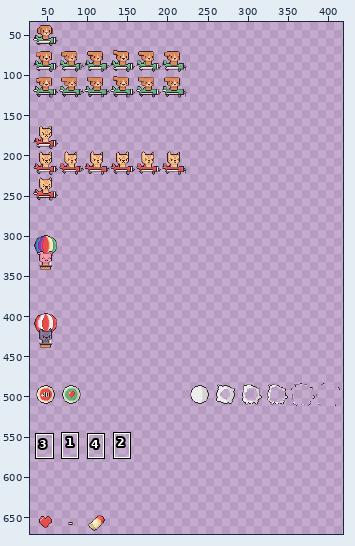
Sprite sheet: Game/res/spritesheet.png. Above: a wide view before the commit, with the close-up outlined.
Close-up. First the earlier version:
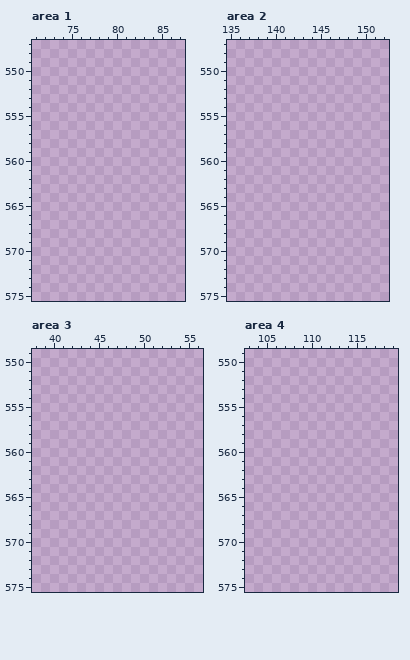
The file is 960x960 pixels. Colours within 5 levels of each other are drawn and written as one. Shown: area 1: x 71..87, y 547..575; area 2: x 135..152, y 547..575; area 3: x 38..56, y 549..575; area 4: x 103..119, y 549..575. The old version is drawn lined up with the new one. The wide view leaves out empty margins. The commit also changed other parts of the picture, which this record leaves out.
After:
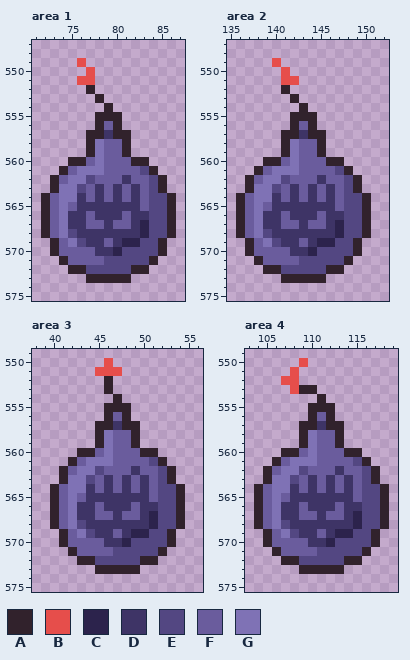
Palette (. is transparent): A #31222c  B #e64e4b  C #2c234c  D #3e3466  E #534782  F #6a5c9d  G #7f72b5
From old to new:
drawings rearranged on the sheet (the old picture shows each at its new place; 1 dropped ones are not shown)
Changed rows in their new state; - is an unchanged pixel.
Area 1:
first column x 72:
549 ----B----------
550 -----B---------
551 ----BB---------
552 -----A---------
553 ------A--------
554 -------A-------
555 ------AAA------
556 ------AFA------
557 -----AADAA-----
558 -----AGFFA-----
559 -----AGFFA-----
560 ---AAFGFFFAA---
561 --AFGGGFFFFEA--
562 -AFGGEFFFDFFEA-
563 -AGGEFDFDFDFEA-
564 AFGGDFDFDFDFEEA
565 AFGFDDDDDDDFEEA
566 AFGDDFDDDFDDEEA
567 AFGDDFFDFFDCEEA
568 AFGEDDDDDDDCEEA
569 -AFGEDDFDCCEEA-
570 -AFFFFDDCEEEEA-
571 --AFFFFEEEEEA--
572 ---AAEEEEEAA---
573 -----AAAAA-----
Area 2:
first column x 136:
549 ----B----------
550 -----B---------
551 -----BB--------
552 -----A---------
553 ------A--------
554 -------A-------
555 ------AAA------
556 ------AFA------
557 -----AADAA-----
558 -----AGFFA-----
559 -----AGFFA-----
560 ---AAFGFFFAA---
561 --AFGGGFFFFEA--
562 -AFGGEFFFDFFEA-
563 -AGGEFDFDFDFEA-
564 AFGGDFDFDFDFEEA
565 AFGFDDDDDDDFEEA
566 AFGDDFDDDFDDEEA
567 AFGDDFFDFFDCEEA
568 AFGEDDDDDDDCEEA
569 -AFGEDDFDCCEEA-
570 -AFFFFDDCEEEEA-
571 --AFFFFEEEEEA--
572 ---AAEEEEEAA---
573 -----AAAAA-----
Area 3:
first column x 40:
550 ------B--------
551 -----BBB-------
552 ------A--------
553 ------A--------
554 -------A-------
555 ------AAA------
556 ------AFA------
557 -----AADAA-----
558 -----AGFFA-----
559 -----AGFFA-----
560 ---AAFGFFFAA---
561 --AFGGGFFFFEA--
562 -AFGGEFFFDFFEA-
563 -AGGEFDFDFDFEA-
564 AFGGDFDFDFDFEEA
565 AFGFDDDDDDDFEEA
566 AFGDDFDDDFDDEEA
567 AFGDDFFDFFDCEEA
568 AFGEDDDDDDDCEEA
569 -AFGEDDFDCCEEA-
570 -AFFFFDDCEEEEA-
571 --AFFFFEEEEEA--
572 ---AAEEEEEAA---
573 -----AAAAA-----
Area 4:
first column x 104:
550 -----B---------
551 ----B----------
552 ---BB----------
553 ----BAA--------
554 -------A-------
555 ------AAA------
556 ------AFA------
557 -----AADAA-----
558 -----AGFFA-----
559 -----AGFFA-----
560 ---AAFGFFFAA---
561 --AFGGGFFFFEA--
562 -AFGGEFFFDFFEA-
563 -AGGEFDFDFDFEA-
564 AFGGDFDFDFDFEEA
565 AFGFDDDDDDDFEEA
566 AFGDDFDDDFDDEEA
567 AFGDDFFDFFDCEEA
568 AFGEDDDDDDDCEEA
569 -AFGEDDFDCCEEA-
570 -AFFFFDDCEEEEA-
571 --AFFFFEEEEEA--
572 ---AAEEEEEAA---
573 -----AAAAA-----
Changed places in both close-ups, as pixel boxes (x1, y1, x2, y2):
added: (41, 58, 176, 283)
added: (236, 58, 371, 283)
added: (50, 358, 185, 574)
added: (254, 358, 389, 574)
